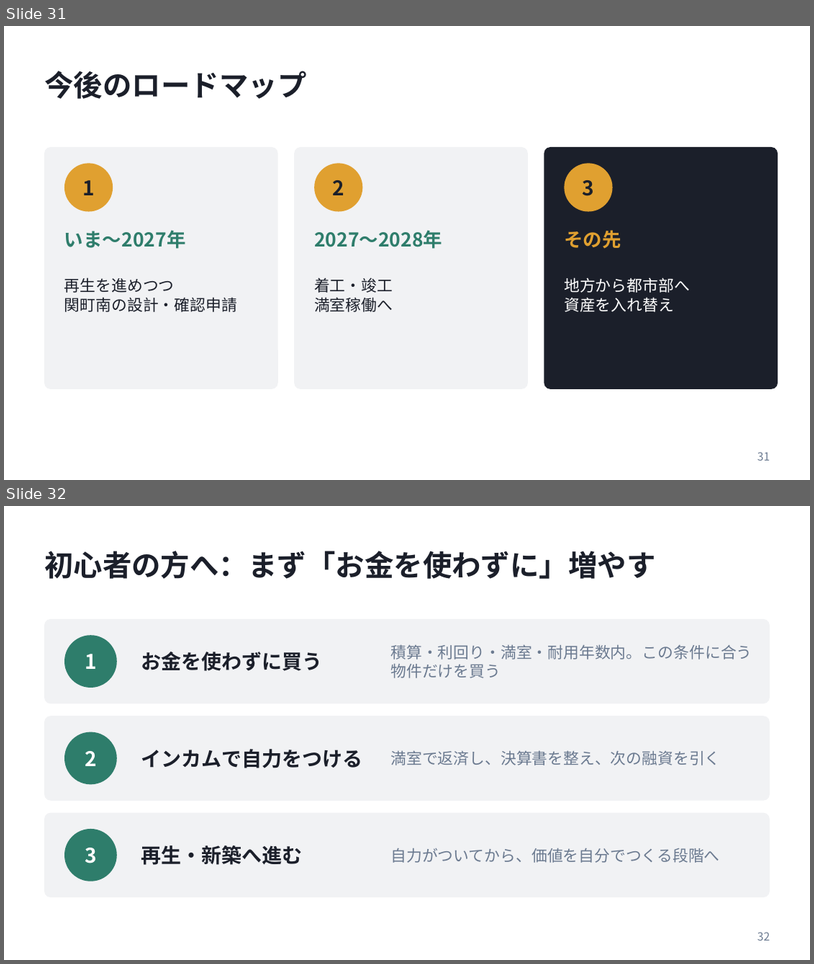
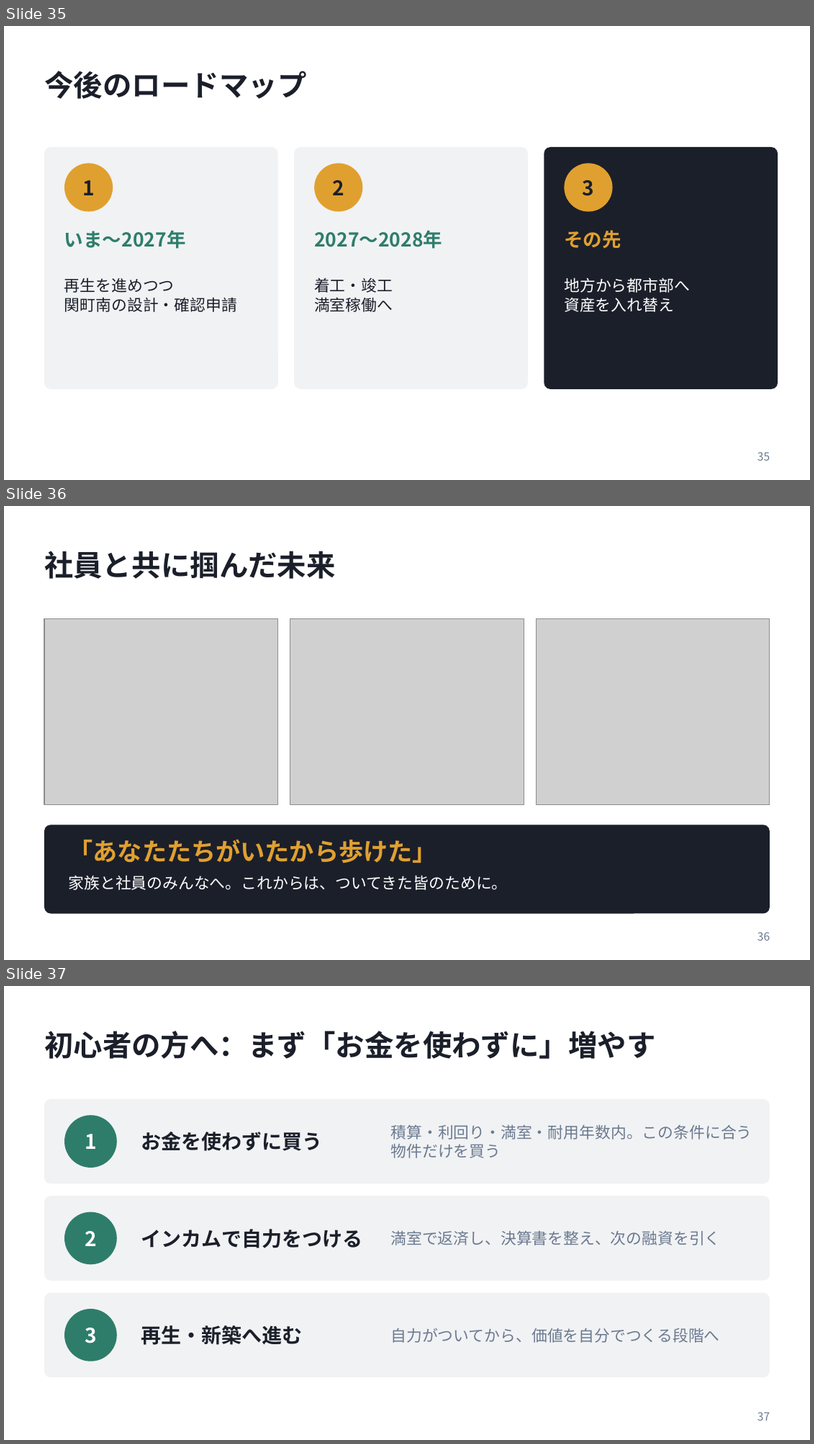
Before and after one commit to daisuke2009/avatars1, a slide deck: presentations/20261023_弱者の戦略_発表資料.pptx. Shown one above the other, each under a label of ours: slides 31 and 32 before the commit, slides 35, 36 and 37 after it. The pictures are 814x964 and 814x1444 pixels, drawn with LibreOffice and Linux fonts; fonts in the diff are those of the drawing; grey boxes stand for pictures. Boxes give left, top, right and bottom in pixels: in the first picture for what was removed or moved away, otherwise in the second. Text is boxed around its words. In the diff, an @@ line names an element or a change of style, - is before the commit and + after.

```diff
--- a/presentations/20261023_弱者の戦略_発表資料.pptx
+++ b/presentations/20261023_弱者の戦略_発表資料.pptx
@@ slide 36 added at (4, 506, 810, 960), background #FFFFFF @@
@@ title added at (44, 551, 336, 579), 26 pt, text #1B1F2A, bold @@
+社員と共に掴んだ未来
@@ picture added at (44, 619, 278, 804) @@
@@ picture added at (291, 619, 524, 804) @@
@@ picture added at (536, 619, 770, 804) @@
@@ rounded rectangle added at (44, 824, 770, 914), fill #1B1F2A @@
@@ text added at (69, 839, 437, 863), 22 pt, text #E0A030, bold @@
+「あなたたちがいたから歩けた」
@@ text added at (69, 875, 508, 890), 14 pt, text #FFFFFF @@
+家族と社員のみんなへ。これからは、ついてきた皆のために。
@@ page number added at (758, 932, 770, 940), 10 pt, text #6B7A90 @@
+36
@@ what was slide 31 is now slide 35 @@
@@ page number at (758, 452, 770, 460): text changed @@
-31
+35
@@ what was slide 32 is now slide 37 @@
@@ page number at (758, 1412, 770, 1420): text changed @@
-32
+37
```
Also in this commit, not shown: 7 slides changed, 4 other slides added.
